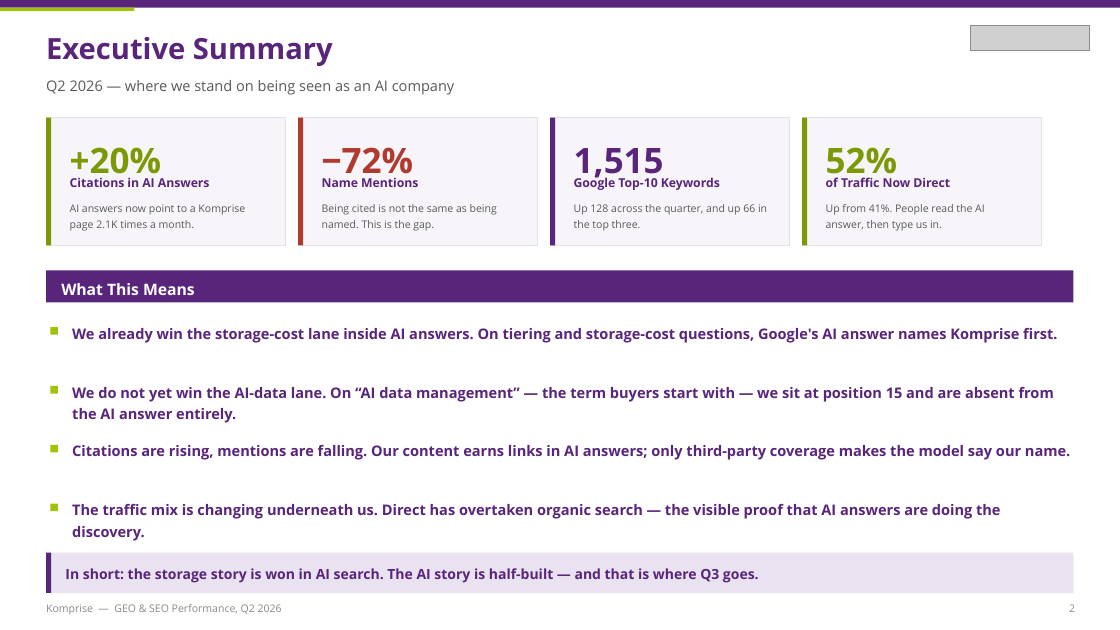
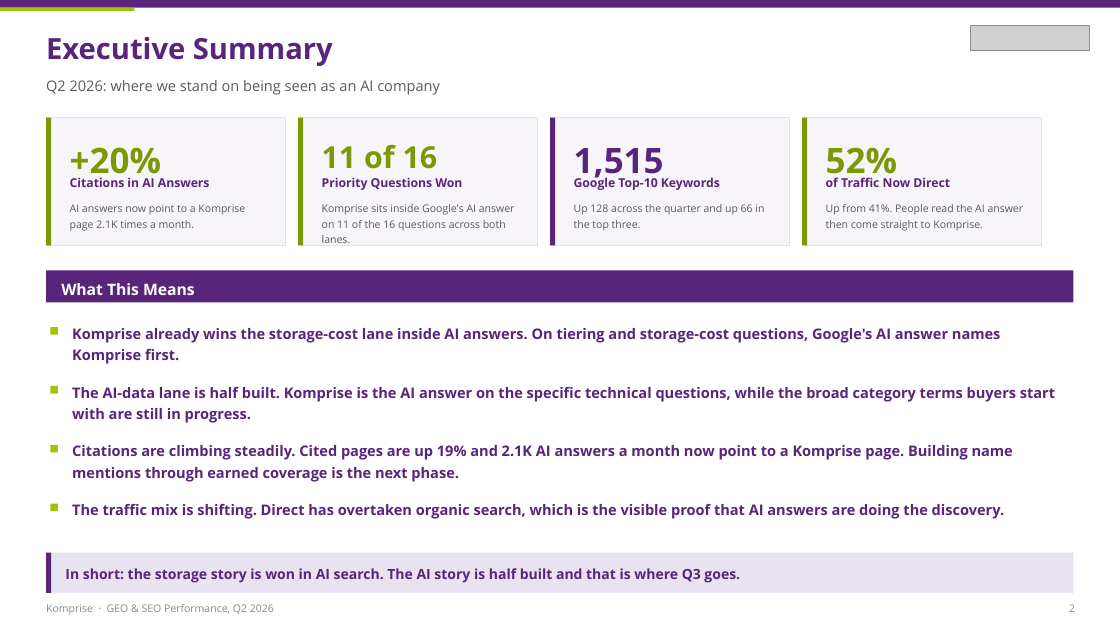
Before and after one commit to ramcc007/rcc, a slide deck: slide 2 of Komprise_GEO_SEO_Q2_2026.pptx. Drawn at 1120x630 pixels with LibreOffice and Linux fonts; fonts in the diff are those of the drawing; grey boxes stand for pictures. Boxes give left, top, right and bottom in pixels: in the first picture for what was removed or moved away, otherwise in the second. Text is boxed around its words. In the diff, an @@ line names an element or a change of style, - is before the commit and + after.

```diff
--- a/Komprise_GEO_SEO_Q2_2026.pptx
+++ b/Komprise_GEO_SEO_Q2_2026.pptx
@@ text at <box>46,80,440,95</box>: text changed @@
-Q2 2026 — where we stand on being seen as an AI company
+Q2 2026: where we stand on being seen as an AI company
@@ rectangle at <box>298,118,303,245</box>: fill #B03A2E to #7A9905 @@
@@ text at <box>322,144,438,169</box>: text changed; size 30 to 26 pt; text colour #B03A2E to #7A9905 @@
-‒72%
+11 of 16
@@ text at <box>322,177,462,190</box>: text changed @@
-Name Mentions
+Priority Questions Won
@@ text at <box>322,204,515,243</box>: text changed @@
-Being cited is not the same as being named. This is the gap.
+Komprise sits inside Google's AI answer on 11 of the 16 questions across both lanes.
@@ text at <box>574,204,764,231</box>: text changed @@
-Up 128 across the quarter, and up 66 in the top three.
+Up 128 across the quarter and up 66 in the top three.
@@ text at <box>826,204,1024,231</box>: text changed @@
-Up from 41%. People read the AI answer, then type us in.
+Up from 41%. People read the AI answer then come straight to Komprise.
@@ text at <box>72,328,1001,364</box>: text changed @@
-We already win the storage-cost lane inside AI answers. On tiering and storage-cost questions, Google's AI answer names Komprise first.
+Komprise already wins the storage-cost lane inside AI answers. On tiering and storage-cost questions, Google's AI answer names Komprise first.
@@ text at <box>72,387,1055,423</box>: text changed @@
-We do not yet win the AI-data lane. On “AI data management” — the term buyers start with — we sit at position 15 and are absent from the AI answer entirely.
+The AI-data lane is half built. Komprise is the AI answer on the specific technical questions, while the broad category terms buyers start with are still in progress.
@@ text at <box>72,445,1013,482</box>: text changed @@
-Citations are rising, mentions are falling. Our content earns links in AI answers; only third-party coverage makes the model say our name.
+Citations are climbing steadily. Cited pages are up 19% and 2.1K AI answers a month now point to a Komprise page. Building name mentions through earned coverage is the next phase.
@@ text at <box>72,504,1004,519</box>: text changed @@
-The traffic mix is changing underneath us. Direct has overtaken organic search — the visible proof that AI answers are doing the discovery.
+The traffic mix is shifting. Direct has overtaken organic search, which is the visible proof that AI answers are doing the discovery.
@@ text at <box>65,568,740,583</box>: text changed @@
-In short: the storage story is won in AI search. The AI story is half-built — and that is where Q3 goes.
+In short: the storage story is won in AI search. The AI story is half built and that is where Q3 goes.
@@ text at <box>46,604,274,614</box>: text changed @@
-Komprise — GEO & SEO Performance, Q2 2026
+Komprise · GEO & SEO Performance, Q2 2026
```
Also in this commit, not shown: 9 other slides changed, 3 other files.
